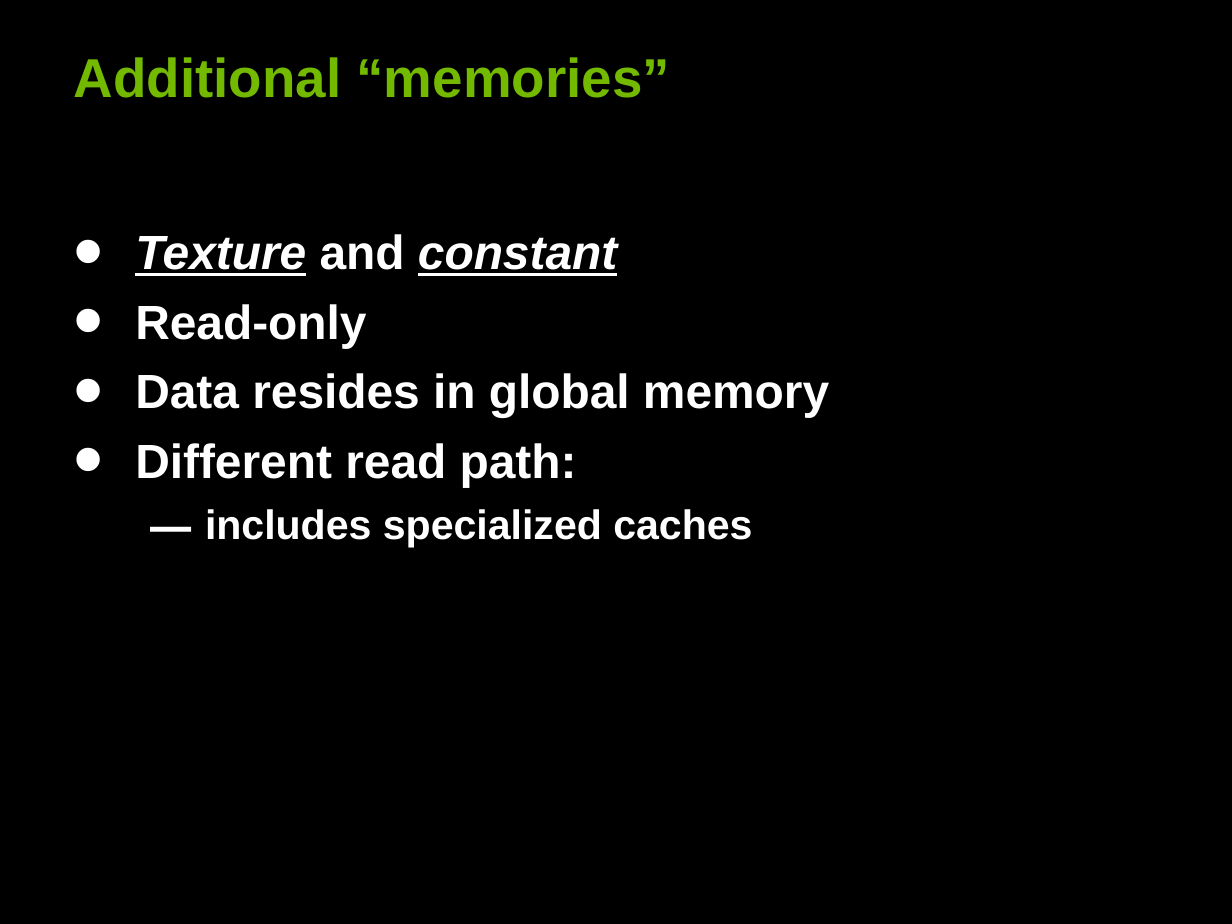
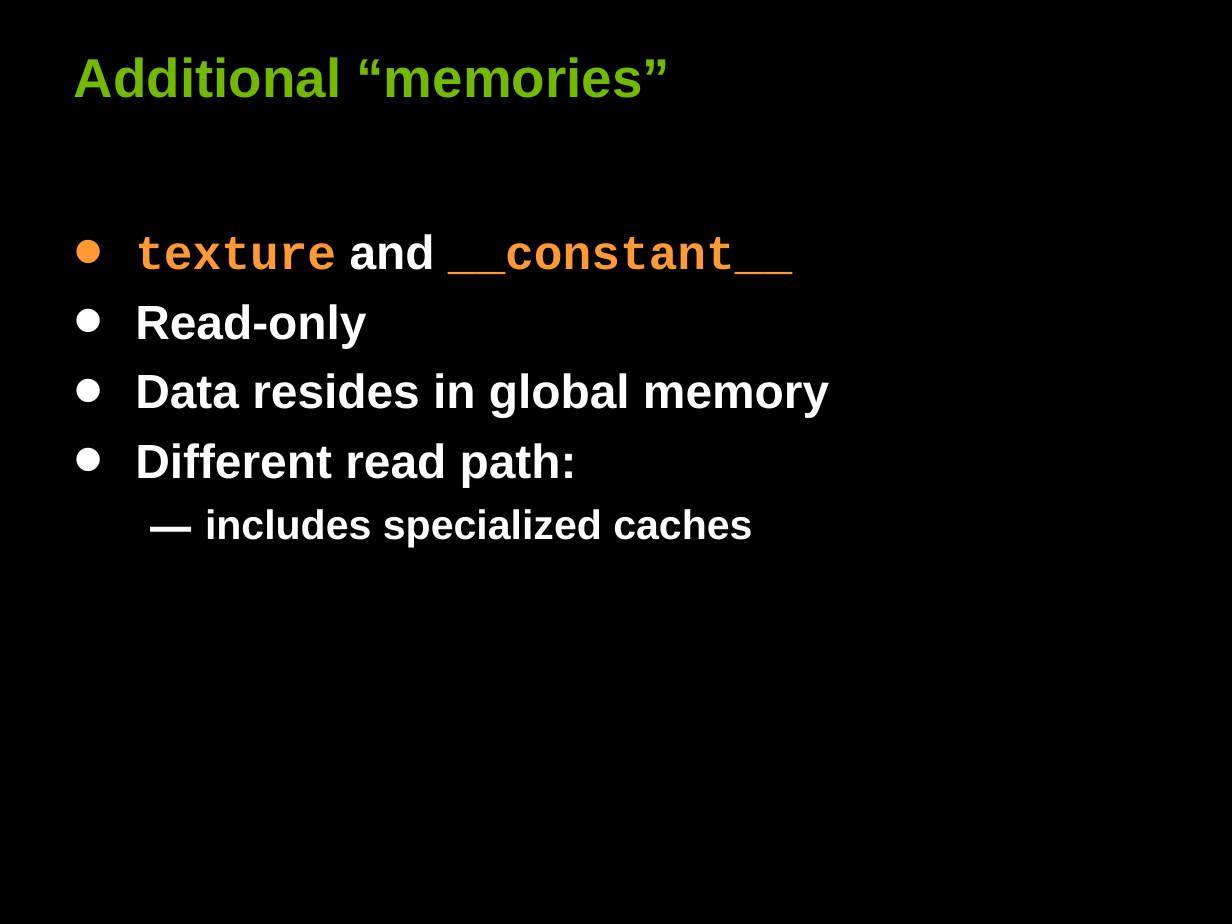
Before and after one commit to deeperlearning/stanford-cs193g-sp2010, a slide deck: slide 21 of lectures/lecture_5/performance_considerations.ppt. Drawn at 1232x924 pixels with LibreOffice and Linux fonts; fonts in the diff are those of the drawing. Boxes give left, top, right and bottom in pixels: in the first picture for what was removed or moved away, otherwise in the second. Text is boxed around its words. In the diff, an @@ line names an element or a change of style, - is before the commit and + after.

```diff
--- a/lectures/lecture_5/performance_considerations.ppt
+++ b/lectures/lecture_5/performance_considerations.ppt
@@ text at bbox=[135, 234, 792, 275]: text changed; font Arial to Courier New; text colour #FFFFFF to #FF9933; italic off @@
-• Texture and constant
+• texture and __constant__
```
Also in this commit, not shown: 22 other slides changed, 1 other file.
